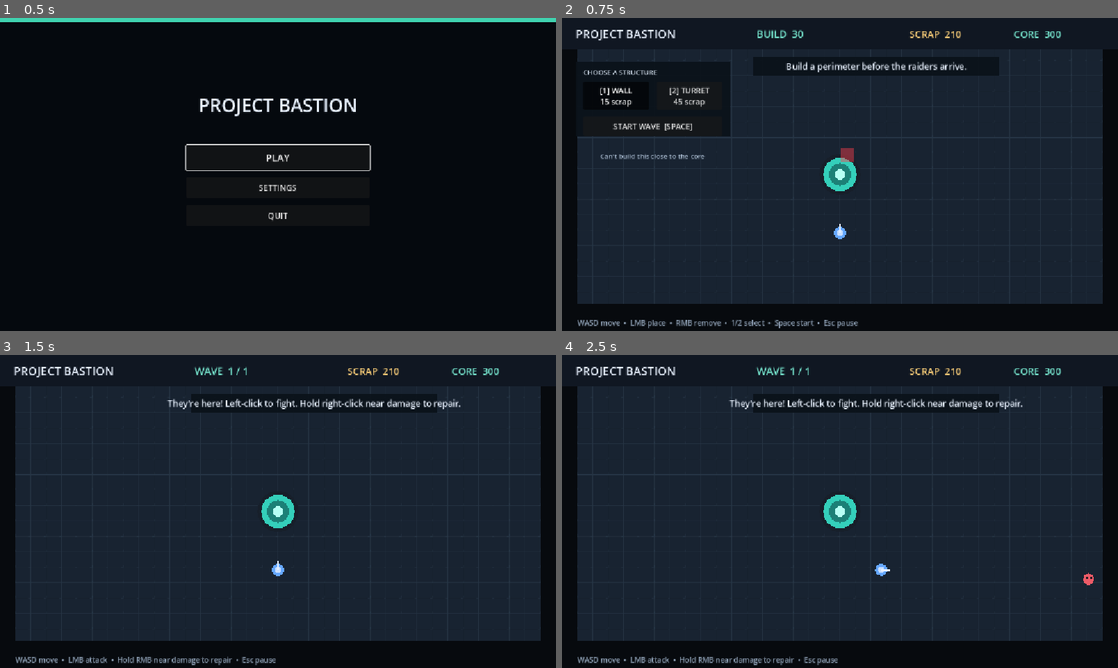
Above: before the commit, frames 1-4 (two rows, left to right).
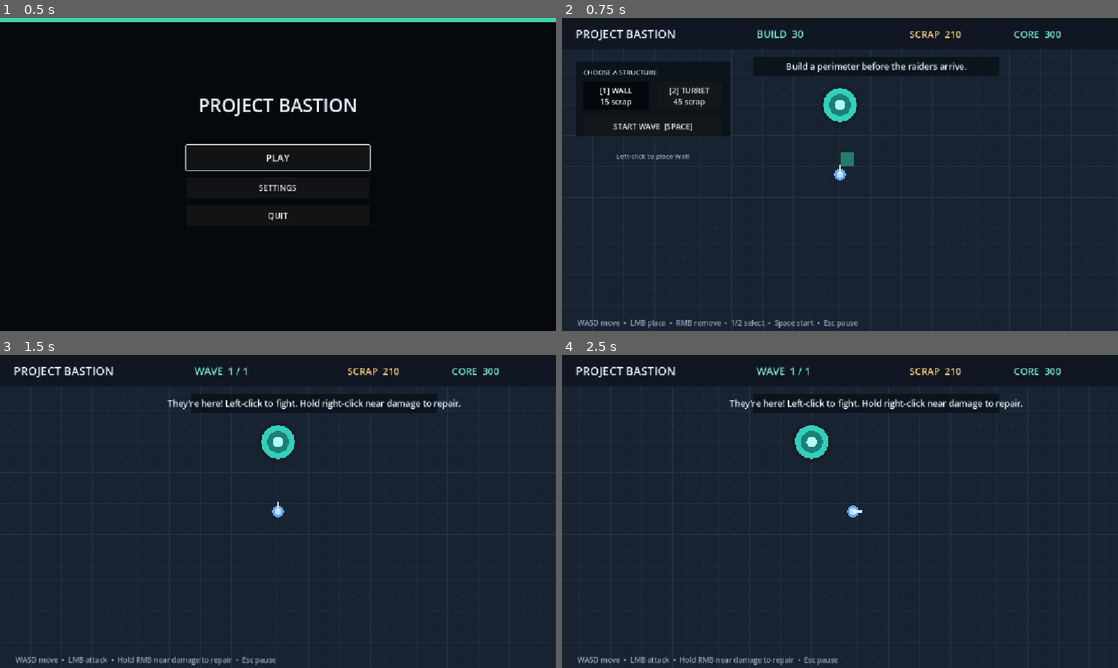
Above: after the commit, the same moments.

Repository: JarredTD/ProjectBastion
Game: Godot game, scene res://scenes/ui/main_menu.tscn
Same seed, same stepped clock (60 frames per second), same inputs: the game is played once before the commit and once after it. Sound files missing from this copy of the repository are replaced by a short silence.
Inputs (mouse positions are in pixels of both pictures, inside the frame that each line leads up to):
- Up to frame 1 (0.5 s): no input
- Up to frame 2 (0.75 s): click "PLAY" at 0.5 s
- Up to frame 3 (1.5 s): click "START WAVE [SPACE]" at 1.25 s
- Up to frame 4 (2.5 s): tap Enter at 2 s; move the mouse to (962, 495) at 2.02 s; hold D (move_right) from 2.03 s (still down); tap 1 at 2.1 s; click (962, 495) at 2.17 s; tap Space at 2.27 s

Frame 1 is identical in both runs. In frame 2, 14% of the frame differs, in the area x 0-100%, y 10-100%; in frame 3, 14%; in frame 4, 14%.

Commit message:
feat: expand bastion arena

Diff:
--- a/scenes/world.tscn
+++ b/scenes/world.tscn
@@ -9,27 +9,27 @@
 
 [node name="Arena" type="ColorRect" parent="."]
 offset_left = 32.0
-offset_top = 76.0
-offset_right = 1120.0
-offset_bottom = 612.0
+offset_top = 32.0
+offset_right = 2016.0
+offset_bottom = 1120.0
 mouse_filter = 2
 color = Color(0.0941176, 0.137255, 0.192157, 1)
 
 [node name="Grid" type="TextureRect" parent="."]
 offset_left = 32.0
-offset_top = 76.0
-offset_right = 1120.0
-offset_bottom = 612.0
+offset_top = 32.0
+offset_right = 2016.0
+offset_bottom = 1120.0
 mouse_filter = 2
 texture_repeat = 2
 texture = ExtResource("2_grid")
 stretch_mode = 1
 
 [node name="PlayerStart" type="Marker2D" parent="."]
-position = Vector2(576, 465)
+position = Vector2(1024, 720)
 
 [node name="Core" type="Node2D" parent="."]
-position = Vector2(576, 344)
+position = Vector2(1024, 576)
 
 [node name="Outer" type="Polygon2D" parent="Core"]
 polygon = PackedVector2Array(43, 0, 39.73, 16.45, 30.41, 30.41, 16.45, 39.73, 0, 43, -16.45, 39.73, -30.41, 30.41, -39.73, 16.45, -43, 0, -39.73, -16.45, -30.41, -30.41, -16.45, -39.73, 0, -43, 16.45, -39.73, 30.41, -30.41, 39.73, -16.45)
@@ -67,25 +67,25 @@
 [node name="SpawnPoints" type="Node2D" parent="."]
 
 [node name="NorthWest" type="Marker2D" parent="SpawnPoints"]
-position = Vector2(224, 76)
+position = Vector2(256, 32)
 
 [node name="NorthEast" type="Marker2D" parent="SpawnPoints"]
-position = Vector2(928, 76)
+position = Vector2(1792, 32)
 
 [node name="EastNorth" type="Marker2D" parent="SpawnPoints"]
-position = Vector2(1120, 220)
+position = Vector2(2016, 320)
 
 [node name="EastSouth" type="Marker2D" parent="SpawnPoints"]
-position = Vector2(1120, 492)
+position = Vector2(2016, 832)
 
 [node name="SouthEast" type="Marker2D" parent="SpawnPoints"]
-position = Vector2(928, 612)
+position = Vector2(1792, 1120)
 
 [node name="SouthWest" type="Marker2D" parent="SpawnPoints"]
-position = Vector2(224, 612)
+position = Vector2(256, 1120)
 
 [node name="WestSouth" type="Marker2D" parent="SpawnPoints"]
-position = Vector2(32, 492)
+position = Vector2(32, 832)
 
 [node name="WestNorth" type="Marker2D" parent="SpawnPoints"]
-position = Vector2(32, 220)
+position = Vector2(32, 320)
